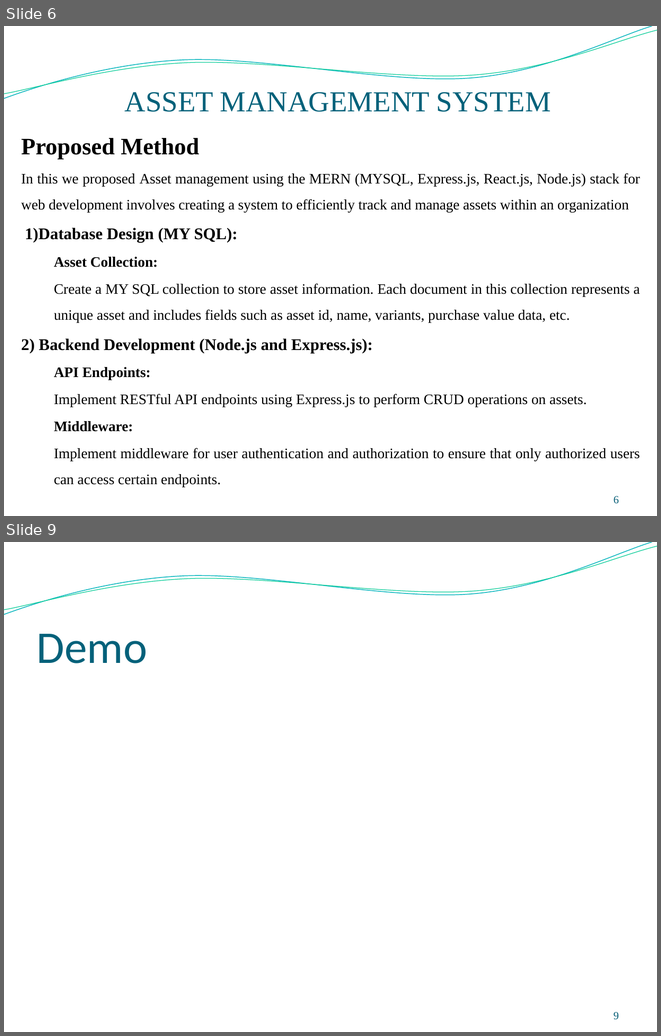
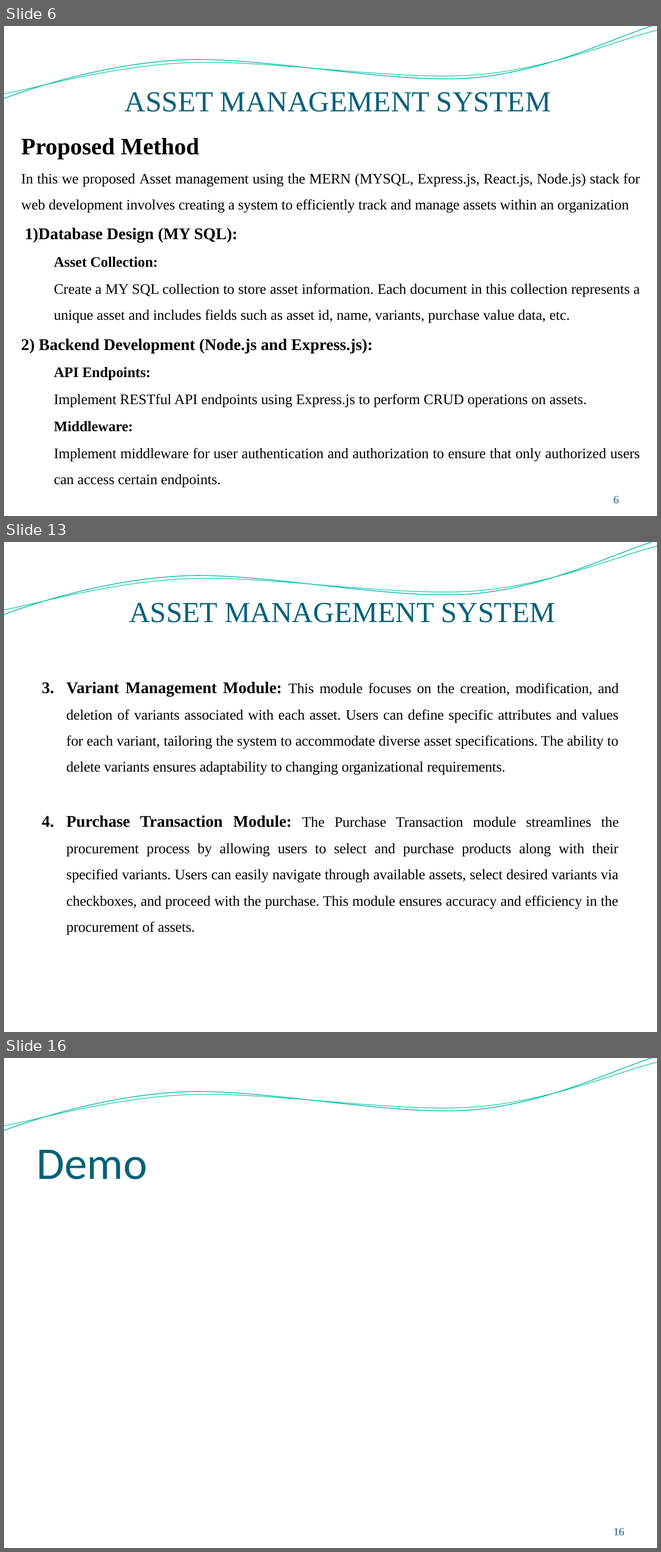
Before and after one commit to surya0811/Assetmanagement1, a slide deck: reports/ppt final.pptx. Shown one above the other, each under a label of ours: slides 6 and 9 before the commit, slides 6, 13 and 16 after it; the slides between them are not shown. The pictures are 661x1036 and 661x1552 pixels, drawn with LibreOffice and Linux fonts; fonts in the diff are those of the drawing; background and template pictures are left out. Boxes give left, top, right and bottom in pixels: in the first picture for what was removed or moved away, otherwise in the second. Text is boxed around its words. In the diff, an @@ line names an element or a change of style, - is before the commit and + after.

```diff
--- a/reports/ppt final.pptx
+++ b/reports/ppt final.pptx
@@ slide 13 added at (4, 542, 657, 1032), background picture (left out); not listed: 2 template elements that a slide beside it also shows @@
@@ title added at (129, 602, 555, 623), 32 pt, text #04617A @@
+ASSET MANAGEMENT SYSTEM
@@ text added at (67, 681, 619, 934), 16 pt, text #000000 @@
+3. Variant Management Module: This module focuses on the creation, modification, and deletion of variants associated with each asset. Users can define specific attributes and values for each variant, tailoring the system to accommodate diverse asset specifications. The ability to delete variants ensures adaptability to changing organizational requirements.
+4. Purchase Transaction Module: The Purchase Transaction module streamlines the procurement process by allowing users to select and purchase products along with their specified variants. Users can easily navigate through available assets, select desired variants via checkboxes, and proceed with the purchase. This module ensures accuracy and efficiency in the procurement of assets.
@@ what was slide 9 is now slide 16 @@
@@ page number at (614, 1528, 624, 1536): text changed @@
-9
+16
```
Also in this commit, not shown: 7 other slides added, 1 slide removed, 10 other files.
